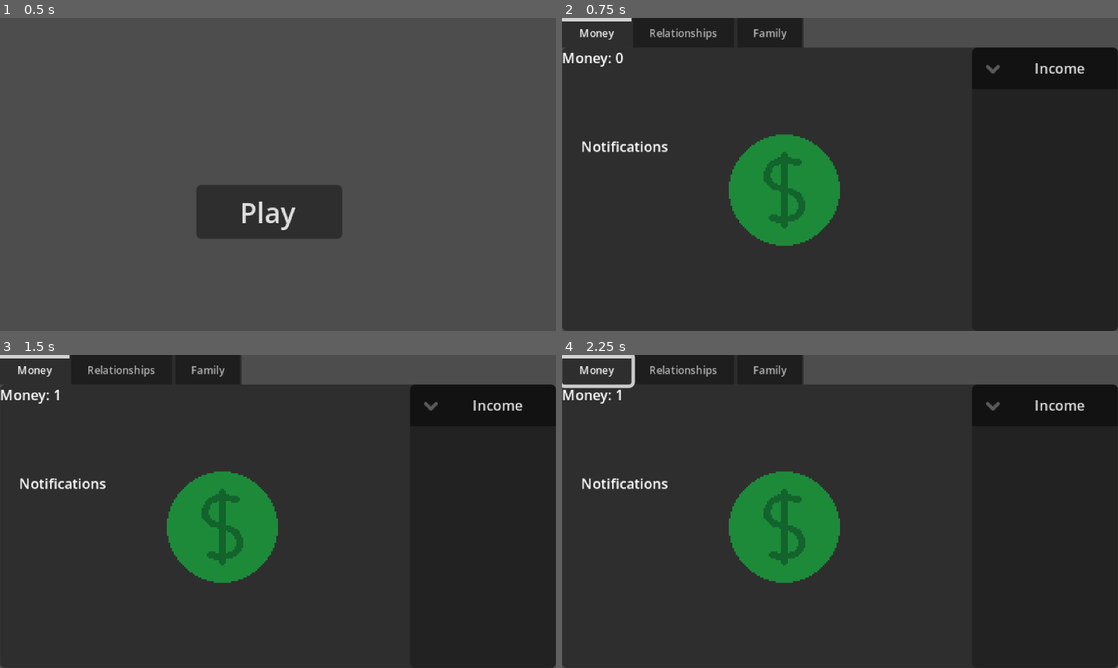
Above: before the commit, frames 1-4 (two rows, left to right).
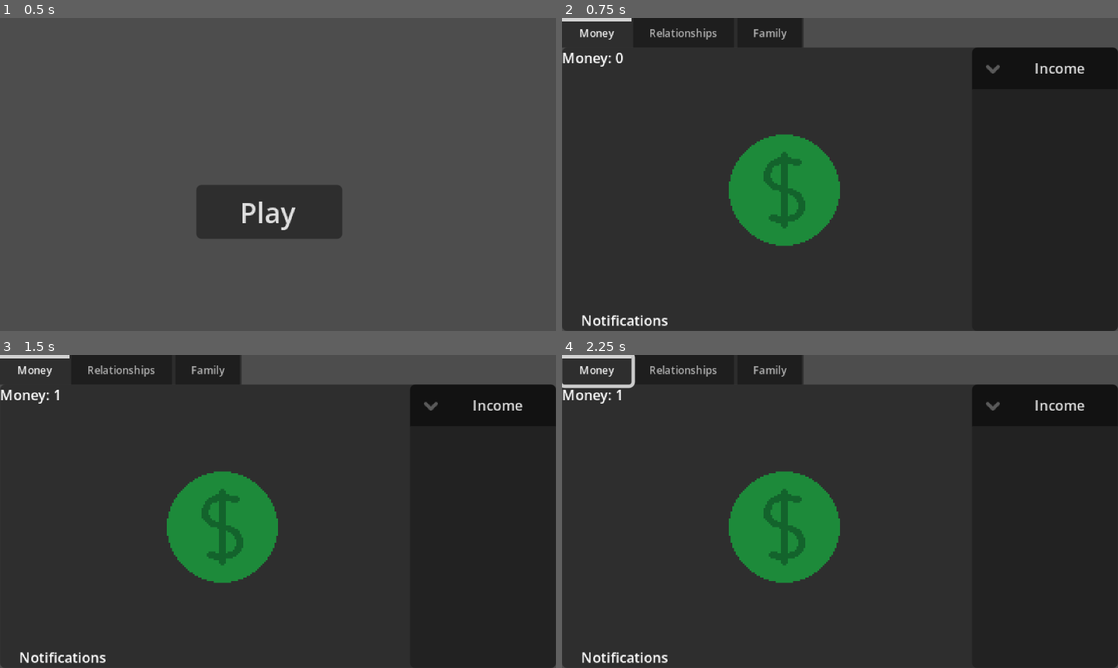
Above: after the commit, the same moments.

Repository: ObedH/the-american-dream
Game: Godot game, scene res://scenes/main/main.tscn
Same seed, same stepped clock (60 frames per second), same inputs: the game is played once before the commit and once after it.
Inputs (mouse positions are in pixels of both pictures, inside the frame that each line leads up to):
- Up to frame 1 (0.5 s): no input
- Up to frame 2 (0.75 s): click "Play" at 0.5 s
- Up to frame 3 (1.5 s): click (222, 527) at 1.25 s
- Up to frame 4 (2.25 s): tap Enter at 2 s; move the mouse to (962, 495) at 2.02 s; hold Right from 2.03 s (still down); tap Alt at 2.1 s; click (962, 495) at 2.17 s

Frame 1 is identical in both runs. In frame 2, 0.6% of the frame differs, in the area x 3-19%, y 39-99%; in frame 3, 0.6%; in frame 4, 0.6%.

Commit message:
Adjusted size of the notifications panel
Made the notifications panel grow from the bottom and a set a maximum size to prevent overflow

Diff:
--- a/scenes/play/play.tscn
+++ b/scenes/play/play.tscn
@@ -38,6 +38,8 @@
 layout_mode = 2
 
 [node name="NotifsPanel" parent="." unique_id=637751230 instance=ExtResource("6_1phcp")]
+custom_maximum_size = Vector2(-1, 142)
 layout_mode = 1
-offset_top = -112.48999
+anchors_preset = -1
+offset_top = 0.0
 offset_right = 73.0
